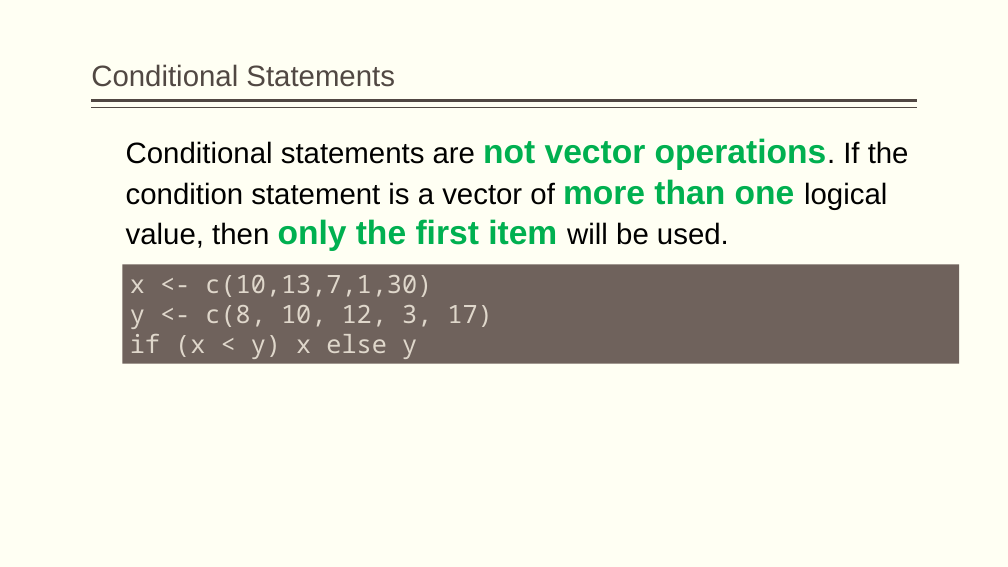
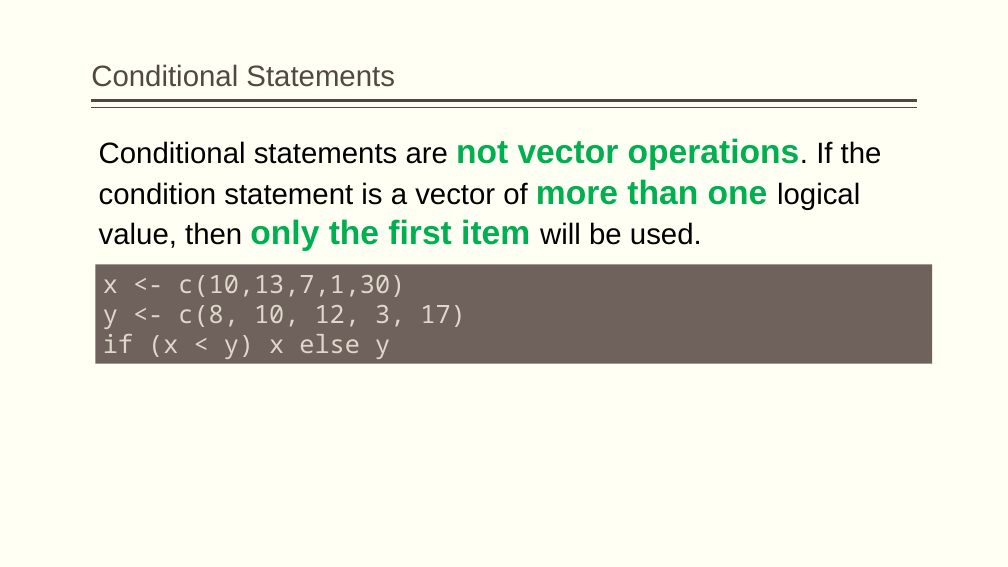
Before and after one commit to dewikiswani/ganesha--R, a slide deck: slide 47 of 201907 -- Pelatihan R ganesha - day1.pptx. Drawn at 1008x567 pixels with LibreOffice and Linux fonts; fonts in the diff are those of the drawing. Boxes give left, top, right and bottom in pixels: in the first picture for what was removed or moved away, otherwise in the second. Text is boxed around its words. In the diff, an @@ line names an element or a change of style, - is before the commit and + after.

```diff
--- a/201907 -- Pelatihan R ganesha - day1.pptx
+++ b/201907 -- Pelatihan R ganesha - day1.pptx
@@ text "Conditional statements are not vector ...": place and size @@
-text "Conditional statements are not vector ..." at (126, 138, 909, 251)
+text "Conditional statements are not vector ..." at (99, 138, 882, 251)
@@ rectangle "x <- c(10,13,7,1,30)": place and size @@
-rectangle "x <- c(10,13,7,1,30)" at (123, 265, 960, 364)
+rectangle "x <- c(10,13,7,1,30)" at (95, 265, 932, 364)
```
Also in this commit, not shown: 10 other slides changed, 1 other file.
